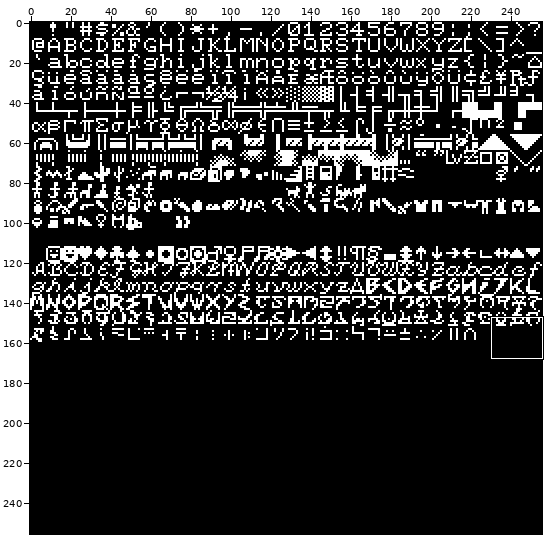
One commit to this sprite sheet: mix/fonts/8x8-thin.png. The first picture is a wide view before the edit; the outline marks the close-up.
Close-up. The starting point:
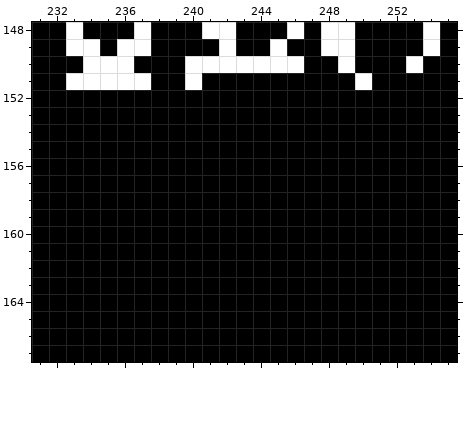
The file is 256x256 pixels. Shown: x 231..255, y 148..167. The commit also changed other parts of the picture, which this record leaves out.
After:
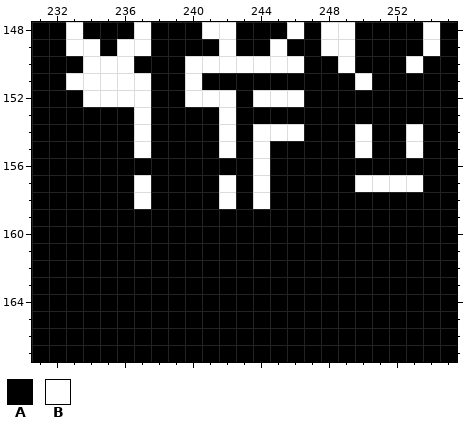
Palette (. is transparent): A #000000  B #ffffff
What changed:
@@ x 231..255 @@
 151 AABBBBBAABAAAAAAAAABAAAAA
-152 AAAAAAAAAAAAAAAAAAAAAAAAA
-153 AAAAAAAAAAAAAAAAAAAAAAAAA
-154 AAAAAAAAAAAAAAAAAAAAAAAAA
-155 AAAAAAAAAAAAAAAAAAAAAAAAA
-156 AAAAAAAAAAAAAAAAAAAAAAAAA
-157 AAAAAAAAAAAAAAAAAAAAAAAAA
-158 AAAAAAAAAAAAAAAAAAAAAAAAA
+152 AAABBBBAABBBABBBAAAAAAAAA
+153 AAAAAABAAAABAAAAAAAAAAAAA
+154 AAAAAABAAAABABBBAAABAABAA
+155 AAAAAABAAAABABAAAAABAABAA
+156 AAAAAAAAAAAAABAAAAAAAAAAA
+157 AAAAAABAAAABABAAAAABBBBAA
+158 AAAAAABAAAABABAAAAAAAAAAA
 159 AAAAAAAAAAAAAAAAAAAAAAAAA
Boxes around the changes in both close-ups, in picture pixels (x1, y1, x2, y2):
changed: (83, 90, 423, 209)
